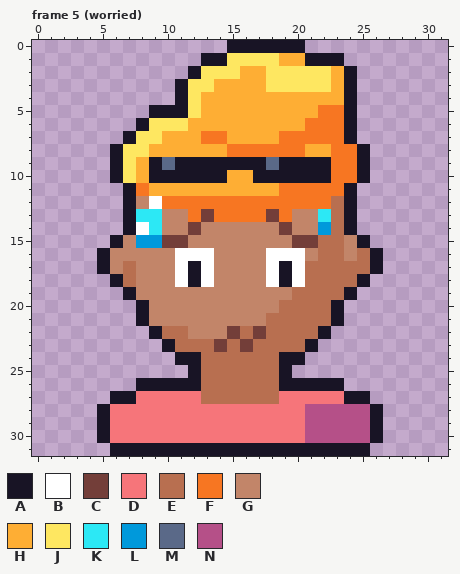
A pixel-art file gets an edit: art/owners/face-owner-nugget.aseprite. Above: the version before the commit.
32x32 pixels, 5 frames. Shown: frame 5 (worried). The commit also changed other frames, which this record leaves out.
Palette (. is transparent): A #181425  B #ffffff  C #733e39  D #f6757a  E #b86f50  F #f77622  G #c28569  H #feae34  J #fee761  K #2ce8f5  L #0099db  M #5a6988  N #b55088
Pixels before, frame 5 (worried), first column x 5:
 0 ..........AAAAAA......
 1 ........AAJJJJHHAAA...
 2 .......AJJJHHJJJJJHA..
 3 ......AJJHHHHJJJJJHA..
 4 ......AJHHHHHHHHHHHA..
 5 ....AAAJHHHHHHHHHFFA..
 6 ...AJJJHHHHHHHHHFFFA..
 7 ..AJJHHHFFHHHHFFFFFA..
 8 .AJJHHHHHHFFFFFFHHFFA.
 9 .AJHAMAAAAAAAMAAAAFFA.
10 .AJHAAAAAAHHAAAAAAFFA.
11 ..AFHHHHHHHHHHFFFFFA..
12 ..AGBFFFFFFFFFFFFFEA..
13 ..AKKGGFCFFFFCFGGKEA..
14 ..ABKGGCGGGGGGCGGLEA..
15 .AGLLCCGGGGGGGGCCEEGA.
16 AGGGGGBBBGGGGBBBGEEGEA
17 AGEGGGBABGGGGBABEEEEEA
18 .AEGGGBABGGGGBABEEEEA.
19 ..AGGGGGGGGGGGGEEEEA..
20 ...AGGGGGGGGGGEEEEA...
21 ...AGGGGGGGGGEEEEEA...
22 ....AEEGGGCECEEEEA....
23 .....AEEECECEEEEA.....
24 ......AAEEEEEEAA......
25 .......AEEEEEEA.......
26 ...AAAAAEEEEEEAAAAA...
27 .AADDDDDEEEEEEDDDDDAA.
28 ADDDDDDDDDDDDDDDNNNNNA
29 ADDDDDDDDDDDDDDDNNNNNA
30 ADDDDDDDDDDDDDDDNNNNNA
31 .AAAAAAAAAAAAAAAAAAAA.
Now the later version:
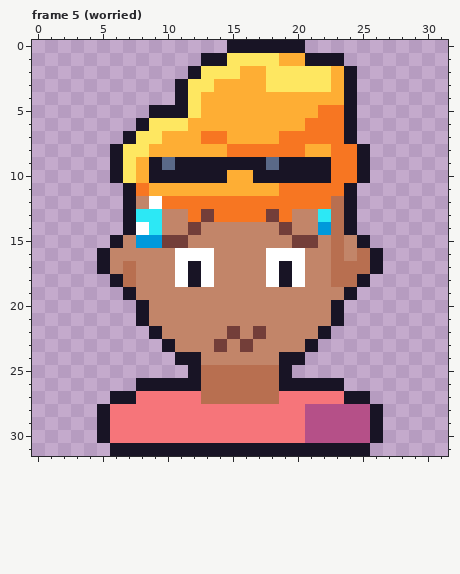
From old to new:
Frame 5 (worried):
y 15..16: x 22 E -> G
y 17..18: x 21..22 EE -> GG
y 19: x 20..23 EEEE -> GGGG
y 20: x 19..22 EEEE -> GGGG
y 21: x 18..22 EEEEE -> GGGGG
y 22: x 10..11 EE -> GG; x 16 E -> G; x 18..21 EEEE -> GGGG
y 23: x 11..13 EEE -> GGG; x 15 E -> G; x 17..20 EEEE -> GGGG
y 24: x 13..18 EEEEEE -> GGGGGG
Pixel boxes of the changes (left, top, right, bottom) in both pictures:
changed: (162, 235, 344, 365)
